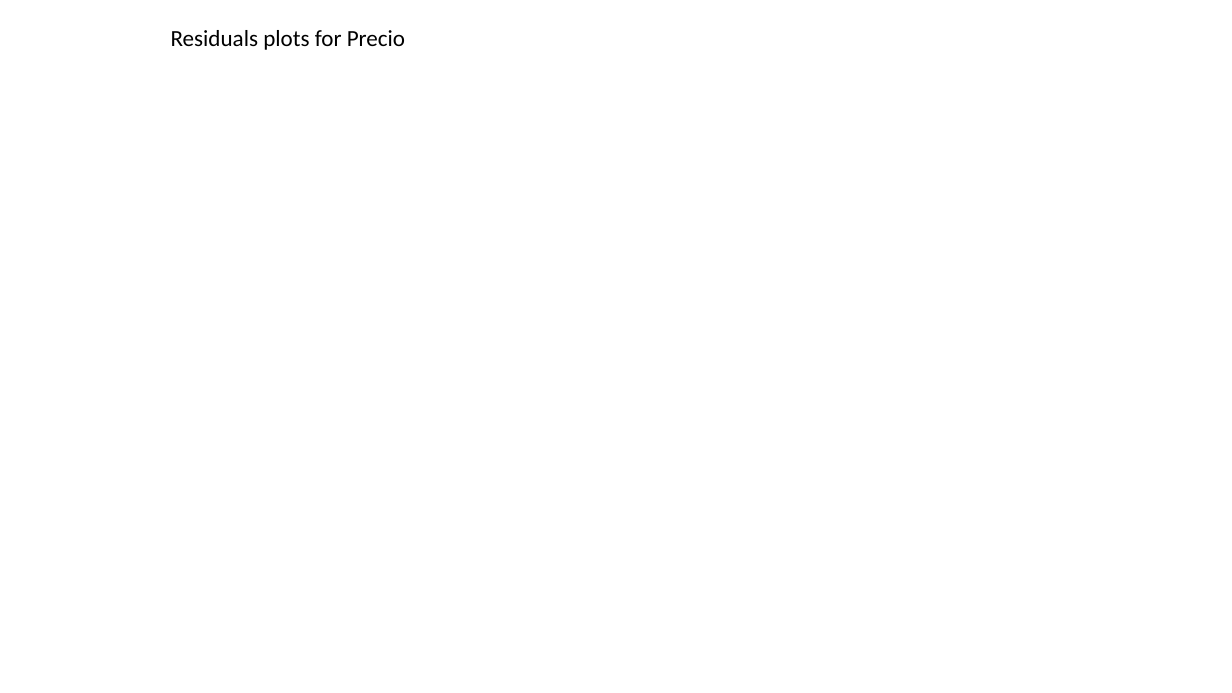
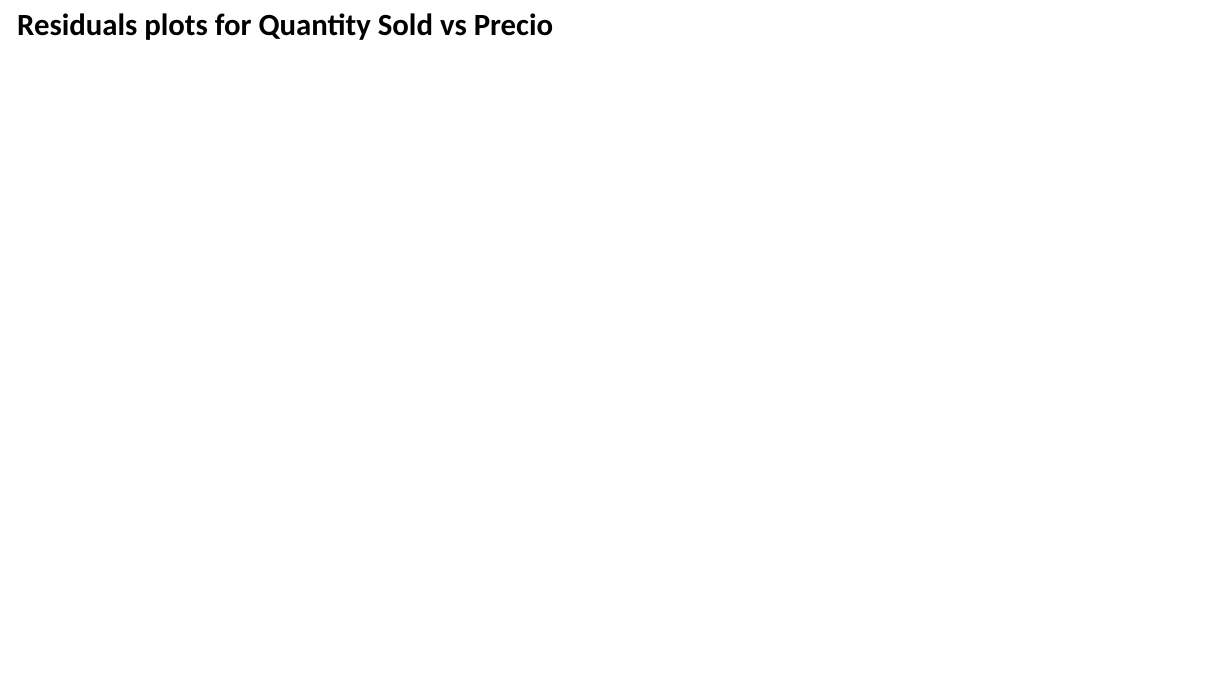
Before and after one commit to memoodm/MMA_cursoMetodosAnalisisDatos, a slide deck: slide 6 of Larry Prentt/Tarea-4/Tarea-4_LPV.pptx. Drawn at 1232x693 pixels with LibreOffice and Linux fonts; fonts in the diff are those of the drawing; background and template pictures are left out. Boxes give left, top, right and bottom in pixels: in the first picture for what was removed or moved away, otherwise in the second. Text is boxed around its words. In the diff, an @@ line names an element or a change of style, - is before the commit and + after.

```diff
--- a/Larry Prentt/Tarea-4/Tarea-4_LPV.pptx
+++ b/Larry Prentt/Tarea-4/Tarea-4_LPV.pptx
@@ text at (x1=17, y1=13, x2=553, y2=40): text changed; size 18 to 24 pt; bold on @@
-Residuals plots for Precio
+Residuals plots for Quantity Sold vs Precio
```
Also in this commit, not shown: 1 other slide changed, 2 other files.
